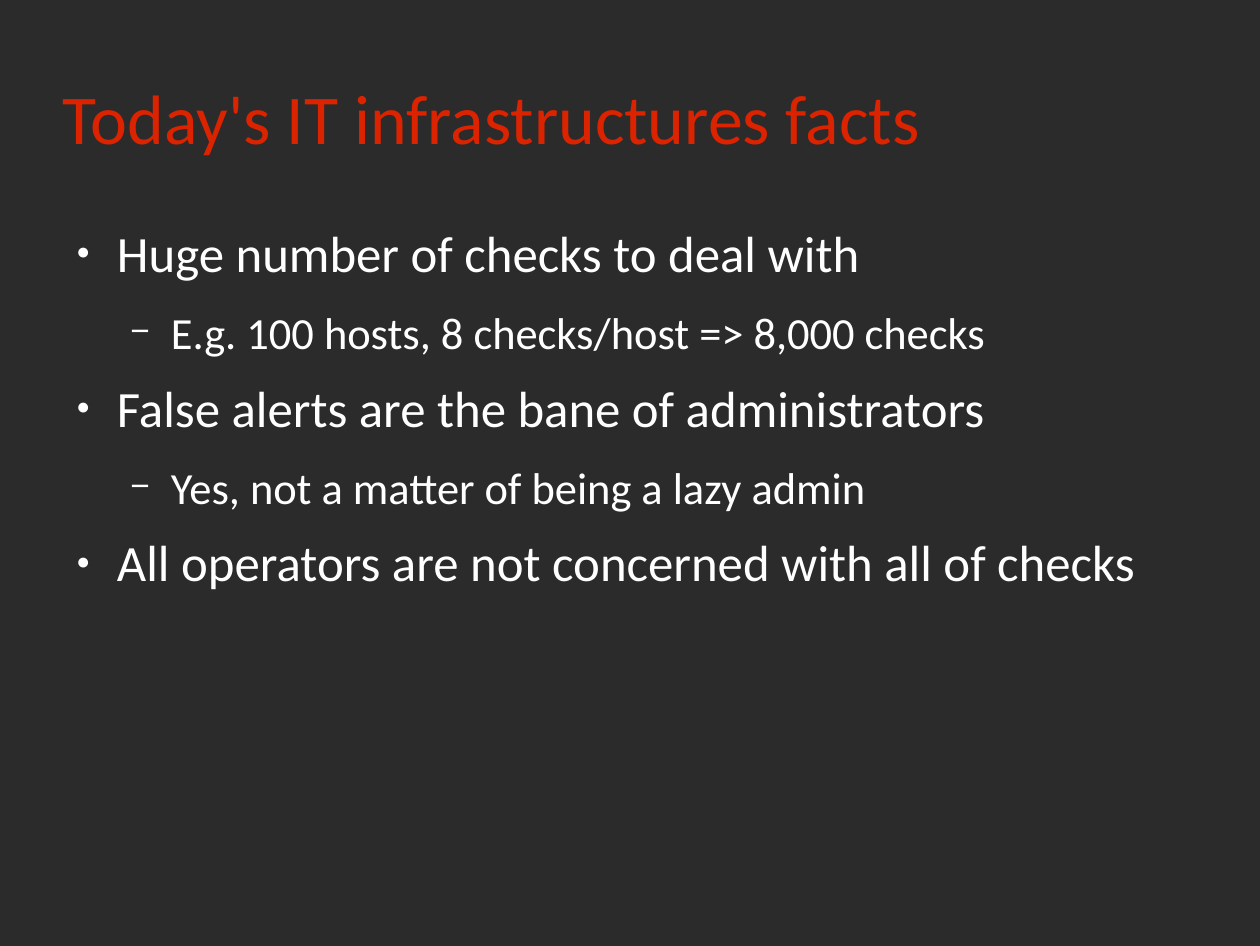
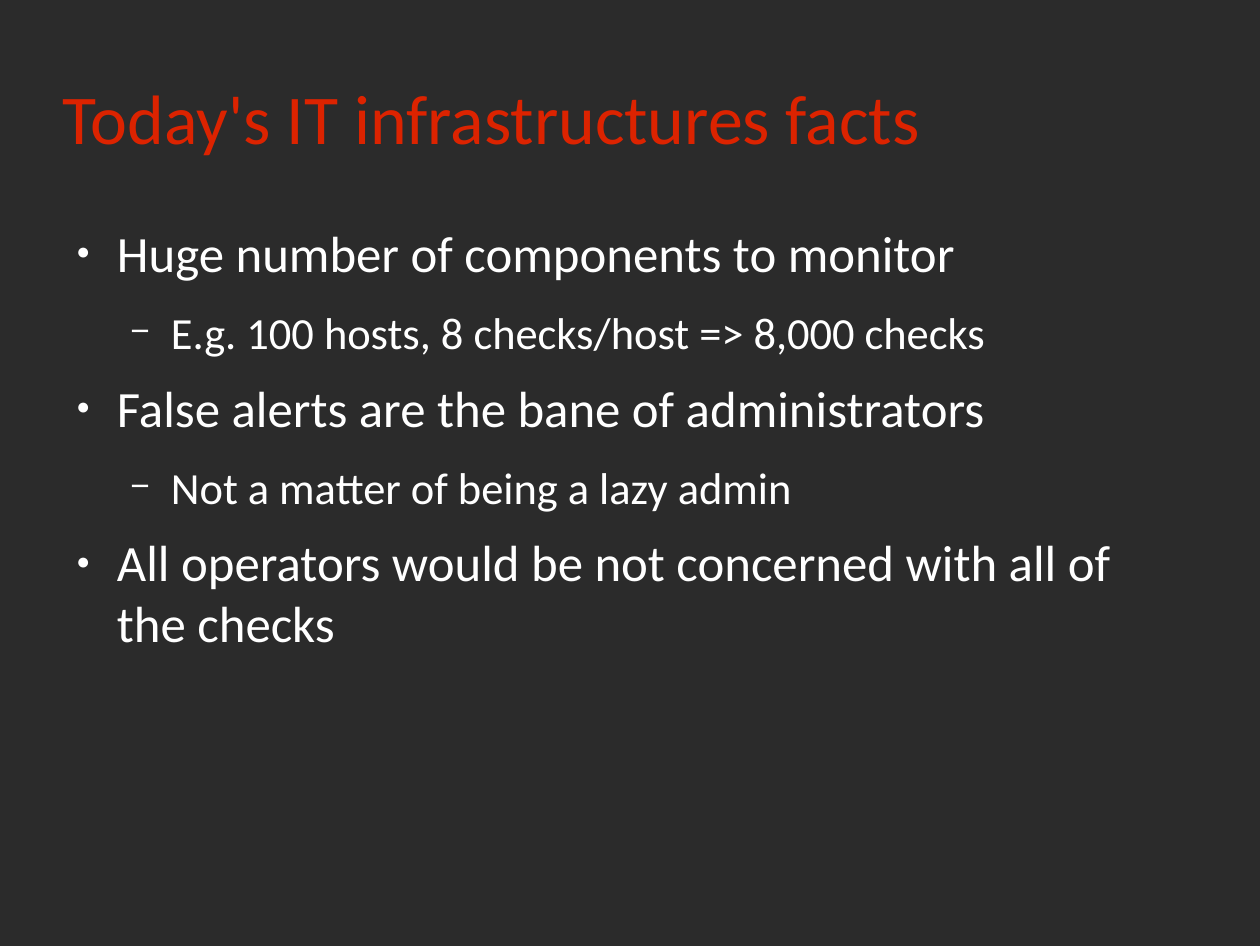
Before and after one commit to rchakode/realopinsight, a slide deck: slide 4 of doc/talks/rmll-2013.odp. Drawn at 1260x946 pixels with LibreOffice and Linux fonts; fonts in the diff are those of the drawing; background and template pictures are left out; a plain dark background stands for a picture behind light text. Boxes give left, top, right and bottom in pixels: in the first picture for what was removed or moved away, otherwise in the second. Text is boxed around its words. In the diff, an @@ line names an element or a change of style, - is before the commit and + after.

```diff
--- a/doc/talks/rmll-2013.odp
+++ b/doc/talks/rmll-2013.odp
@@ text at [117, 236, 955, 281]: text changed @@
-● Huge number of checks to deal with
+● Huge number of components to monitor
@@ text at [117, 473, 1110, 643]: text changed @@
-  − Yes, not a matter of being a lazy admin
-● All operators are not concerned with all of checks
+  − Not a matter of being a lazy admin
+● All operators would be not concerned with all of the checks
```
Also in this commit, not shown: 15 other slides changed, 7 slides added, 4 slides removed, 1 other file.
